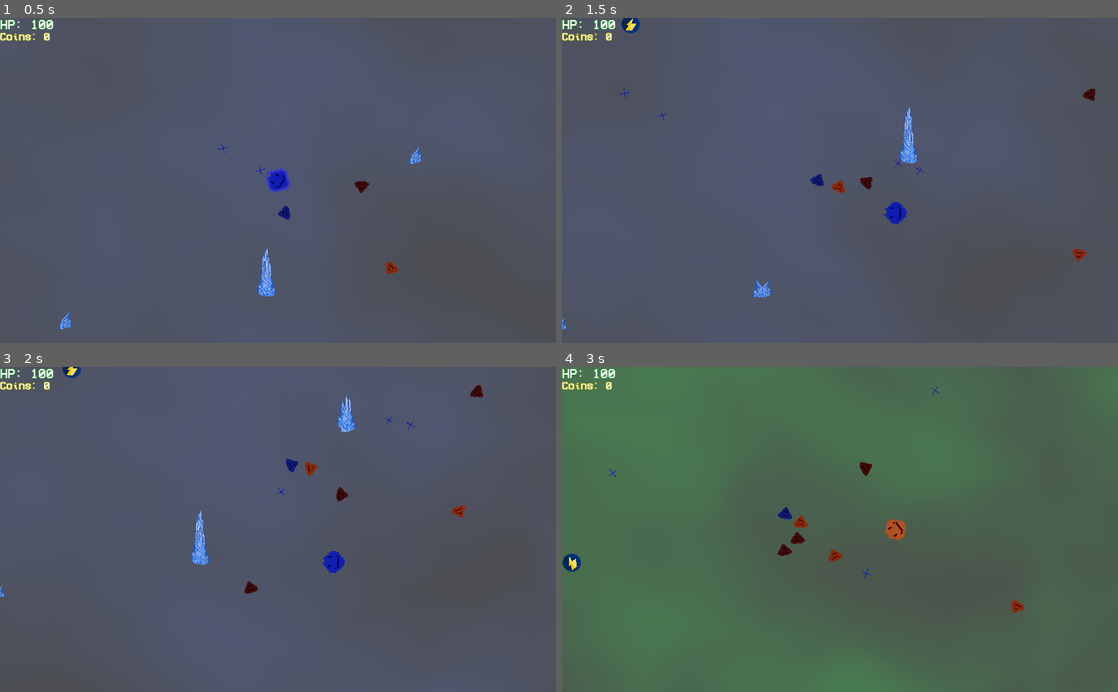
Above: before the commit, frames 1-4 (two rows, left to right).
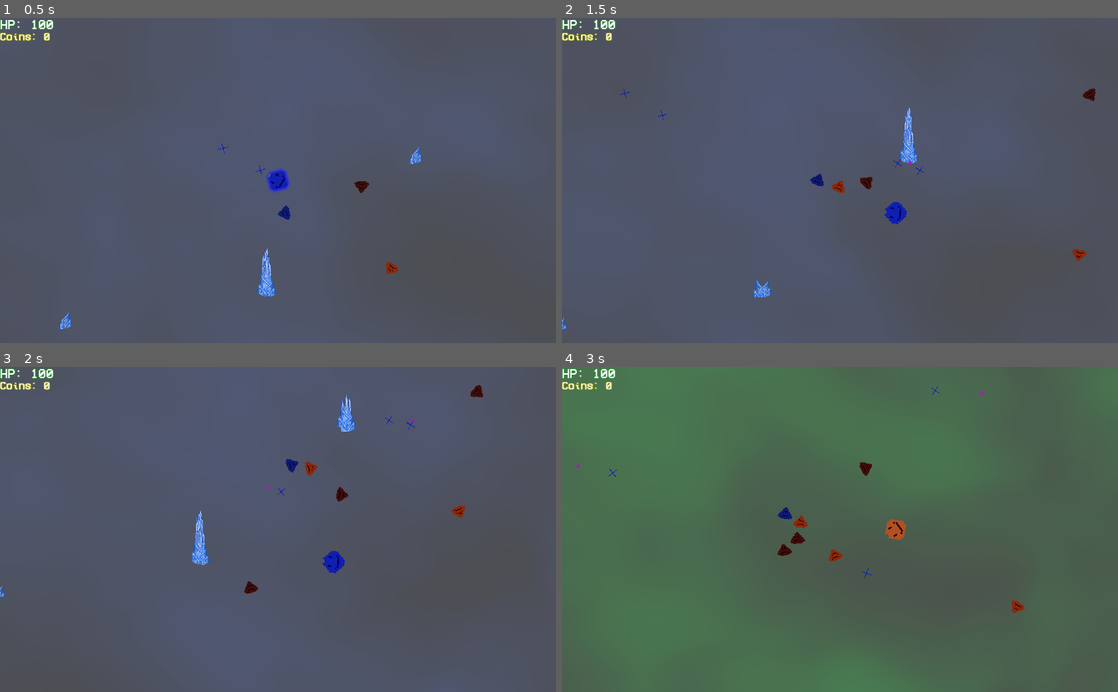
Above: after the commit, the same moments.

Repository: JuanG10/boss
Game: Godot game, scene res://proof of concept.tscn
The game is run twice, just before and just after one commit, with the same random seed, the same clock (stepped at 60 frames per second) and the same inputs. The engine's default icon, where the game draws it, is replaced by a stand-in: a white triangle on a blue panel in a dark square.
Inputs (mouse positions are in pixels of both pictures, inside the frame that each line leads up to):
- Up to frame 1 (0.5 s): no input
- Up to frame 2 (1.5 s): tap Enter (ui_accept) at 0.5, 0.77, 0.8, 1.07, 1.35 s; move the mouse to (962, 164) at 0.52 s; hold D (right) 0.53-1.28 s; tap 1 (Disparo_especial, bound only after the commit) at 0.6 s; move the mouse to (728, 196) at 1.27 s; hold S (down) from 1.28 s (still down)
- Up to frame 3 (2 s): keep holding S (down); tap Enter (ui_accept) at 1.52, 1.82 s; tap 1 (Disparo_especial, bound only after the commit) at 1.55 s
- Up to frame 4 (3 s): move the mouse to (895, 458) at 2.02 s; release S (down) at 2.03 s; hold D (right) 2.03-2.78 s; tap Space (Activate_dash) at 2.1 s; tap Enter (ui_accept) at 2.3 s; move the mouse to (812, 594) at 2.77 s; hold W (up) from 2.78 s (still down); tap E (next_color) at 2.85 s

Frame 1 is identical in both runs. In frame 2, 0.1% of the frame differs, in the area x 10-63%, y 0-46%; in frame 3, 0.1%; in frame 4, 0.2%, in the area x 0-76%, y 7-64%.

Commit message:
explosion bala

Diff:
--- /dev/null
+++ b/Disparo/Explosion.gd
@@ -0,0 +1,16 @@
+extends Node2D
+
+
+func _ready():
+	$Timer.set_wait_time(1)
+	$Timer.start()
+
+
+
+
+func _on_Timer_timeout():
+	pass
+
+
+func _on_Area2D_area_entered(area):
+	pass # Replace with function body.
--- a/Disparo/Explosion.tscn
+++ b/Disparo/Explosion.tscn
@@ -1,4 +1,7 @@
-[gd_scene load_steps=8 format=2]
+[gd_scene load_steps=11 format=2]
+
+[ext_resource path="res://Disparo/Explosion.gd" type="Script" id=1]
+[ext_resource path="res://Disparo/ExplosionArea.gd" type="Script" id=2]
 
 [sub_resource type="Gradient" id=1]
 offsets = PoolRealArray( 0, 0.210728, 0.390805, 0.819923, 1 )
@@ -40,10 +43,25 @@
 scale_curve = SubResource( 6 )
 color_ramp = SubResource( 2 )
 
+[sub_resource type="CircleShape2D" id=8]
+radius = 0.328961
+
 [node name="Node2D" type="Node2D"]
+script = ExtResource( 1 )
 
 [node name="Particles2D" type="Particles2D" parent="."]
+emitting = false
 amount = 200
 lifetime = 0.5
 explosiveness = 0.5
 process_material = SubResource( 7 )
+script = ExtResource( 2 )
+
+[node name="Area2D" type="Area2D" parent="Particles2D"]
+
+[node name="CollisionShape2D" type="CollisionShape2D" parent="Particles2D/Area2D"]
+shape = SubResource( 8 )
+
+[node name="Timer" type="Timer" parent="."]
+[connection signal="area_entered" from="Particles2D/Area2D" to="Particles2D" method="_on_Area2D_area_entered"]
+[connection signal="timeout" from="Timer" to="." method="_on_Timer_timeout"]
--- /dev/null
+++ b/Disparo/ExplosionArea.gd
@@ -0,0 +1,27 @@
+extends Particles2D
+
+
+# Declare member variables here. Examples:
+# var a = 2
+# var b = "text"
+
+
+# Called when the node enters the scene tree for the first time.
+func _ready():
+	pass # Replace with function body.
+func _physics_process(delta):
+	if emitting && $Area2D/CollisionShape2D.disabled:
+		$Area2D/CollisionShape2D.disabled = false
+
+
+
+func activate_senial():
+	pass
+# Called every frame. 'delta' is the elapsed time since the previous frame.
+#func _process(delta):
+#	pass
+
+
+func _on_Area2D_area_entered(area):
+	pass
+	#print(area.get_name())
--- /dev/null
+++ b/Disparo/ExplosionDisparo.tscn
@@ -0,0 +1,27 @@
+[gd_scene load_steps=5 format=2]
+
+[ext_resource path="res://DisparoExplosivo.gd" type="Script" id=1]
+[ext_resource path="res://Disparo/Explosion.tscn" type="PackedScene" id=2]
+[ext_resource path="res://Enemies/Bullet.tscn" type="PackedScene" id=3]
+
+[sub_resource type="CircleShape2D" id=1]
+radius = 2.76964
+
+[node name="ExplosionDisparo" type="Node2D"]
+position = Vector2( 367.06, 92.6704 )
+script = ExtResource( 1 )
+
+[node name="Bullet" parent="." instance=ExtResource( 3 )]
+modulate = Color( 0.666667, 0.105882, 0.745098, 1 )
+position = Vector2( 0.334122, 0.656326 )
+
+[node name="Explosion" parent="." instance=ExtResource( 2 )]
+position = Vector2( 0.00727081, -0.246593 )
+
+[node name="Area2D" type="Area2D" parent="."]
+
+[node name="CollisionShape2D" type="CollisionShape2D" parent="Area2D"]
+position = Vector2( 0.347229, 0.694489 )
+shape = SubResource( 1 )
+[connection signal="area_entered" from="Area2D" to="." method="_on_Area2D_area_entered"]
+[connection signal="body_entered" from="Area2D" to="." method="_on_Area2D_body_entered"]
--- /dev/null
+++ b/Disparo/ParticlesExplosionDisparo.gd
@@ -0,0 +1,6 @@
+extends Particles2D
+
+
+
+func _ready():
+	emitting = false
--- /dev/null
+++ b/DisparoExplosivo.gd
@@ -0,0 +1,23 @@
+extends Node2D
+
+var velocity = Vector2()
+var speed = 2.4
+
+func activate_explosion():
+	$Explosion/Particles2D.emitting = true
+
+func _physics_process(delta):
+	position += velocity
+
+func set_values():
+	velocity = Vector2(speed, 0).rotated(rotation)
+
+func explosion():
+	if($Bullet.get_collision()):
+		$Explosion/Particles2D
+
+
+func _on_Area2D_body_entered(body):
+	print(body.name)
+	if body.name.find_last("KinematicBody2D") == 1:
+		print(body)
--- a/Enemies/BasicEnemy/BasicEnemy.gd
+++ b/Enemies/BasicEnemy/BasicEnemy.gd
@@ -69,7 +69,6 @@
 		shoot()
 
 func takeDamage(n):
-	print("holaaaaaaa")
 	health -= n
 	if health <= 0:
 		get_parent().call_deferred("remove_child", self)
--- a/Enemies/Bullet.gd
+++ b/Enemies/Bullet.gd
@@ -4,13 +4,12 @@
 var velocity = Vector2()
 var player
 var dmg
-var pepe = preload("res://Disparo/Explosion.tscn").instance()
+var explosion_collision = false
 
 var colores     = [Color(0.0627, 0.102, 0.451),Color(0.551, 0.1582, 0.041),Color(0.251, 0.051, 0.0431)]
 var collisiones = [0b1, 0b10, 0b100]
 
 func start(pos, dir, p, damage, n):
-	add_child(pepe)
 	rotation = dir
 	position = pos
 	player   = p
@@ -25,9 +24,12 @@
 
 func _on_player_collision(area):
 	if area == player:
-		print("")
+		explosion_collision = true
 		player.takeDamage(dmg)
 		remove()
+
+func get_collision():
+	return explosion_collision
 
 func remove():
 	get_parent().call_deferred("remove_child", self)
--- a/Habilidades.gd
+++ b/Habilidades.gd
@@ -21,7 +21,7 @@
 
 
 func _ready():
-	position = get_parent()
+	position = get_node("Habilidades/Position2D")
 	player   =  get_parent().get_parent().get_node("Player")
 
 
@@ -30,8 +30,7 @@
 
 
 func set_habilidades():
-	if habilitar_habilidad_orange:
-		print("sadasd")
+	if habilitar_habilidad_orange && player.color_actual() == "Blue":
 		var dash = HABILIDADES.DASH.instance()
 		dash.position.x = position.position.x
 		dash.position.y = position.position.y
--- a/Player/Player.gd
+++ b/Player/Player.gd
@@ -1,6 +1,7 @@
 extends Area2D
 
 var Bullet = preload("res://Player/Bullet.tscn")
+var disparo_explosivo = preload("res://Disparo/ExplosionDisparo.tscn")
 const DMG_TEXT = preload("res://Fonts/FloatingText.tscn")
 var label
 var coins
@@ -24,6 +25,7 @@
 var poisonT   = Timer.new()
 var freezeT   = Timer.new()
 var habilityT = Timer.new()
+var dash_use  = Timer.new()
 
 var colores     = [Color(.0627, .1255, .702), Color(.702, .3216, .1216), Color(.702, .0823, .0706)]
 var collisiones = [0b10000000110, 0b10000000101, 0b10000000011]
@@ -104,6 +106,7 @@
 		heal(1)
 	if(shootT.is_stopped()):
 		shoot()
+
 	if Input.is_action_pressed('right'):
 		if freezeT.is_stopped():
 			position.x += speed
@@ -128,6 +131,8 @@
 		takeDamage(1)
 	if Input.is_action_just_pressed("Activate_dash") && posee_dash():
 		dash()
+	if Input.is_action_just_pressed("Disparo_especial"):
+		explosion()
 
 func posee_dash():
 	var boolean = false
@@ -137,7 +142,7 @@
 
 func heal(x):
 	if(health + x > GlobalVariables.Phealth):
-		health = GlobalVariables.Phealth
+		health =  GlobalVariables.Phealth
 	else:
 		health += x
 		_create_floating_text(x, "Heal")
@@ -171,6 +176,14 @@
 	get_parent().add_child(b)
 	shootT.start()
 
+func explosion():
+	var d = disparo_explosivo.instance()
+	d.position = $Muzzle.global_position
+	d.rotation = rotation
+	d.set_values()
+	get_parent().add_child(d)
+
+
 func dash():
 	speed = 20
 	$Timer_dash.set_wait_time(0.1)
--- a/project.godot
+++ b/project.godot
@@ -75,6 +75,11 @@
 "events": [ Object(InputEventKey,"resource_local_to_scene":false,"resource_name":"","device":0,"alt":false,"shift":false,"control":false,"meta":false,"command":false,"pressed":false,"scancode":32,"unicode":0,"echo":false,"script":null)
  ]
 }
+Disparo_especial={
+"deadzone": 0.5,
+"events": [ Object(InputEventKey,"resource_local_to_scene":false,"resource_name":"","device":0,"alt":false,"shift":false,"control":false,"meta":false,"command":false,"pressed":false,"scancode":49,"unicode":0,"echo":false,"script":null)
+ ]
+}
 
 [rendering]
 
--- a/proof of concept.tscn
+++ b/proof of concept.tscn
@@ -63,24 +63,24 @@
 "_edit_use_anchors_": false
 }
 
-[node name="Position2D" type="Position2D" parent="Player/CanvasLayer"]
-position = Vector2( 553.023, 327.615 )
-
 [node name="Habilidades" type="Label" parent="Player/CanvasLayer"]
 anchor_left = 0.58
 anchor_top = 0.58
 anchor_right = 0.58
 anchor_bottom = 0.58
-margin_left = 242.195
-margin_top = 174.843
-margin_right = 338.195
-margin_bottom = 188.843
+margin_left = -72.7852
+margin_top = -12.8853
+margin_right = 23.2148
+margin_bottom = 1.11475
 align = 1
 valign = 1
 __meta__ = {
 "_edit_use_anchors_": false
 }
 
+[node name="Position2D" type="Position2D" parent="Player/CanvasLayer/Habilidades"]
+position = Vector2( 232.706, 113.823 )
+
 [node name="Cursor" type="Sprite" parent="."]
 scale = Vector2( 0.01, 0.01 )
 texture = ExtResource( 5 )
